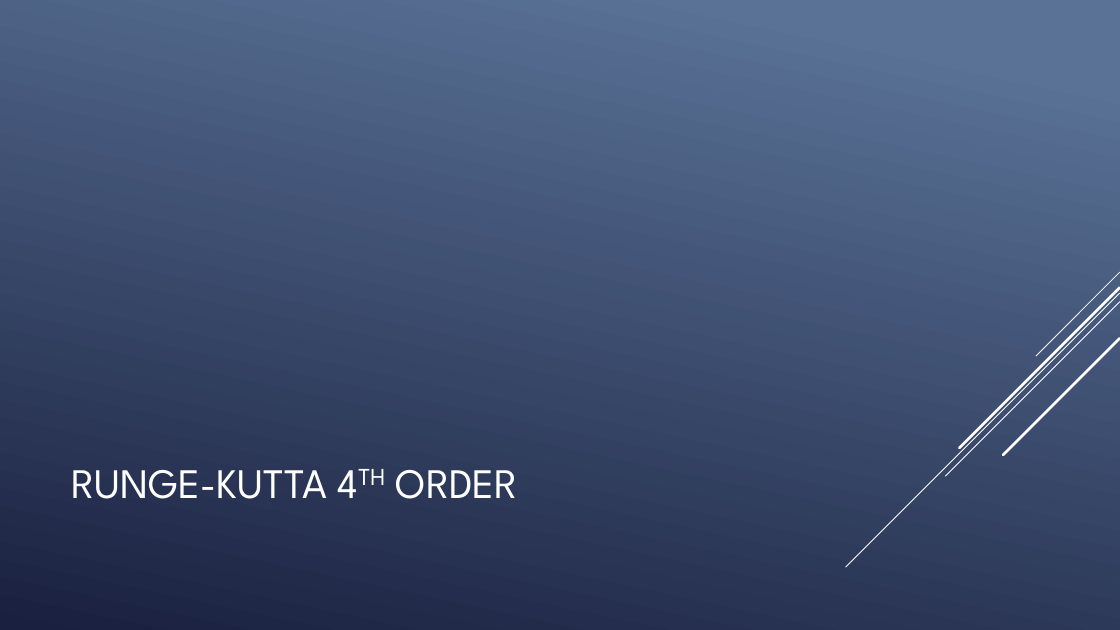
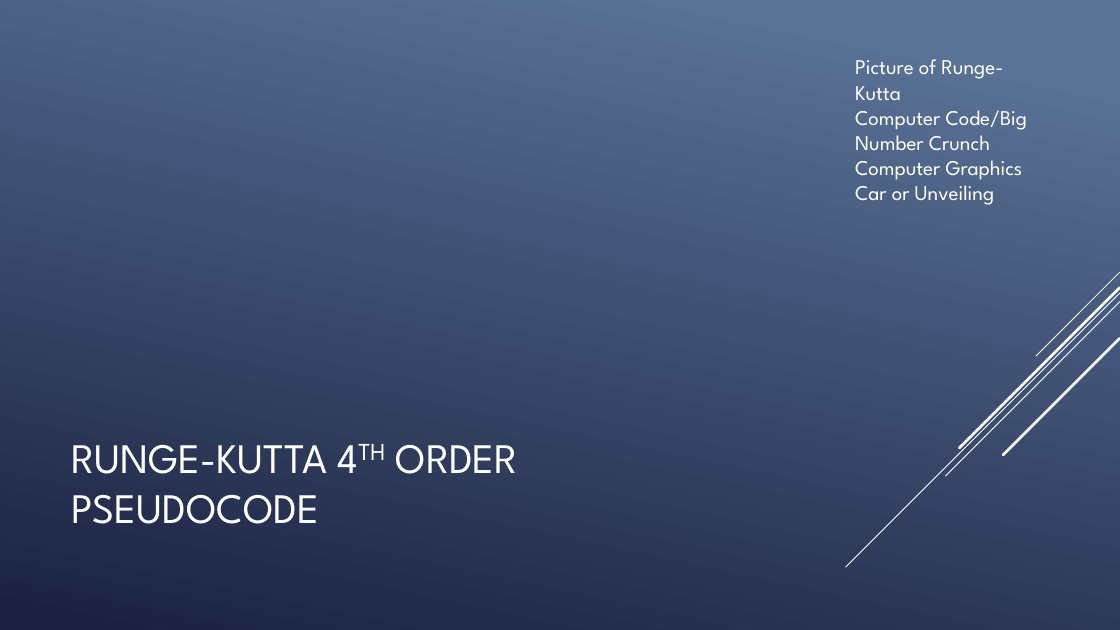
Before and after one commit to joel31245/JoelC_VAC_TrafficFlowFinal, a slide deck: slide 4 of doc/TrafficFlow1Presentation.pptx. Drawn at 1120x630 pixels with LibreOffice and Linux fonts; fonts in the diff are those of the drawing; grey boxes stand for pictures. Boxes give left, top, right and bottom in pixels: in the first picture for what was removed or moved away, otherwise in the second. Text is boxed around its words. In the diff, an @@ line names an element or a change of style, - is before the commit and + after.

Commit message:
Added most of Reports and Powerpoint. Just need Graphics and Graphs/Videos from Matlab. May need to redo all. Have to check a change in Runge-Kutta Algorithm for displacement

```diff
--- a/doc/TrafficFlow1Presentation.pptx
+++ b/doc/TrafficFlow1Presentation.pptx
@@ text added at (x1=855, y1=59, x2=1028, y2=205), 18 pt, text #FFFFFF @@
+Picture of Runge-Kutta
+Computer Code/Big Number Crunch
+Computer Graphics Car or Unveiling
@@ title at (x1=71, y1=445, x2=518, y2=524): text changed @@
-RUNGE-KUTTA 4TH ORDER
+RUNGE-KUTTA 4TH ORDER
+PSEUDOCODE
```
Also in this commit, not shown: 12 other slides changed, 4 slides added, 4 slides removed, 3 other files.
